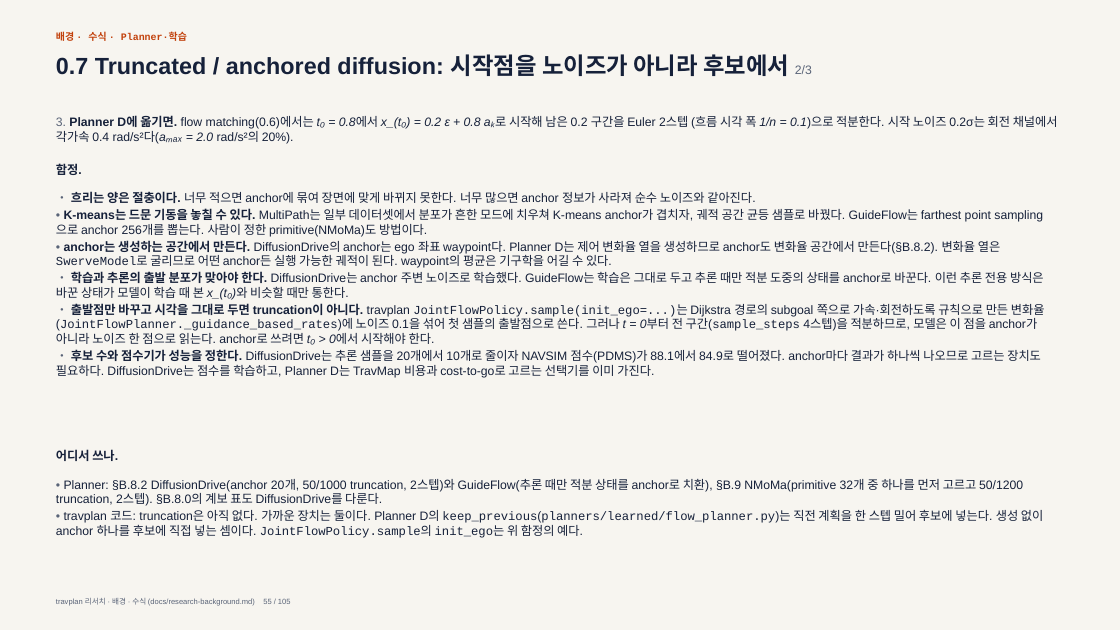
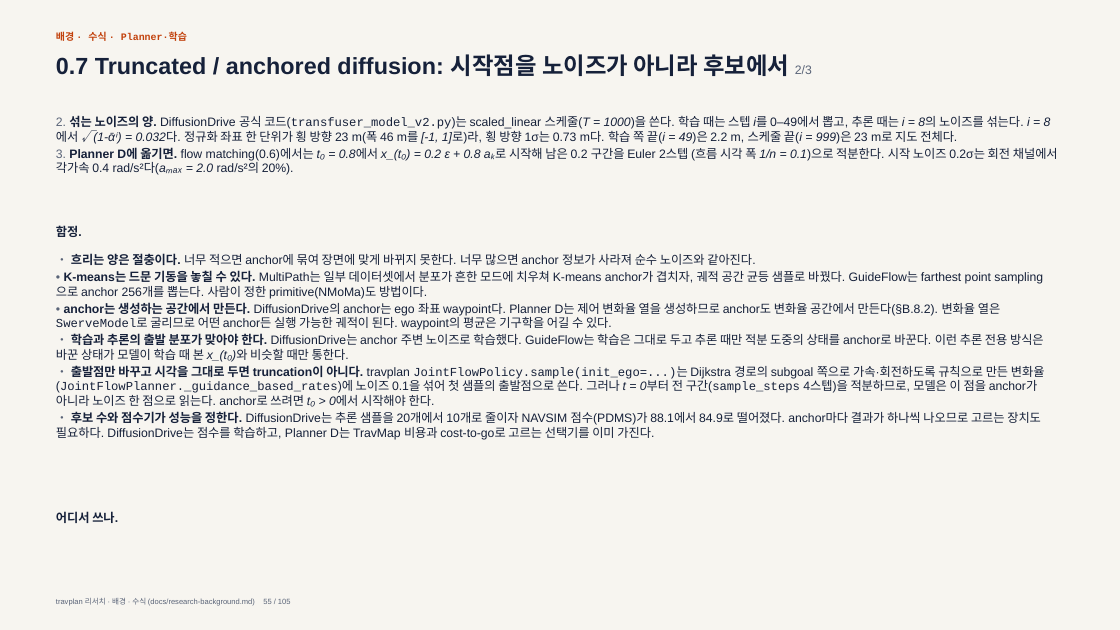
Before and after one commit to Geonhee-LEE/travplan-site, a slide deck: slide 55 of slides/research-background/research-background.pptx. Drawn at 1120x630 pixels with LibreOffice and Linux fonts; fonts in the diff are those of the drawing. Boxes give left, top, right and bottom in pixels: in the first picture for what was removed or moved away, otherwise in the second. Text is boxed around its words. In the diff, an @@ line names an element or a change of style, - is before the commit and + after.

```diff
--- a/slides/research-background/research-background.pptx
+++ b/slides/research-background/research-background.pptx
@@ text at <box>56,115,1030,144</box>: paragraph added @@
+2. 섞는 노이즈의 양. DiffusionDrive 공식 코드(transfuser_model_v2.py)는 scaled_linear 스케줄(T = 1000)을 쓴다. 학습 때는 스텝 i를 0–49에서 뽑고, 추론 때는 i = 8의 노이즈를 섞는다. i = 8에서 √(1-ᾱⁱ) = 0.032다. 정규화 좌표 한 단위가 횡 방향 23 m(폭 46 m를 [-1, 1]로)라, 횡 방향 1σ는 0.73 m다. 학습 쪽 끝(i = 49)은 2.2 m, 스케줄 끝(i = 999)은 23 m로 지도 전체다.
@@ text removed at <box>56,479,1043,538</box> @@
-• Planner: §B.8.2 DiffusionDrive(anchor 20개, 50/1000 truncation, 2스텝)와 GuideFlow(추론 때만 적분 상태를 anchor로 치환), §B.9 NMoMa(primitive 32개 중 하나를 먼저 고르고 50/1200 truncation, 2스텝). §B.8.0의 계보 표도 DiffusionDrive를 다룬다.
-• travplan 코드: truncation은 아직 없다. 가까운 장치는 둘이다. Planner D의 keep_previous(planners/learned/flow_planner.py)는 직전 계획을 한 스텝 밀어 후보에 넣는다. 생성 없이 anchor 하나를 후보에 직접 넣는 셈이다. JointFlowPolicy.sample의 init_ego는 위 함정의 예다.
@@ 3 texts: place and size @@
-3 texts at <box>56,163,1045,461</box>
+3 texts at <box>56,225,1045,523</box>
```
Also in this commit, not shown: 5 other slides changed, 19 other files.
